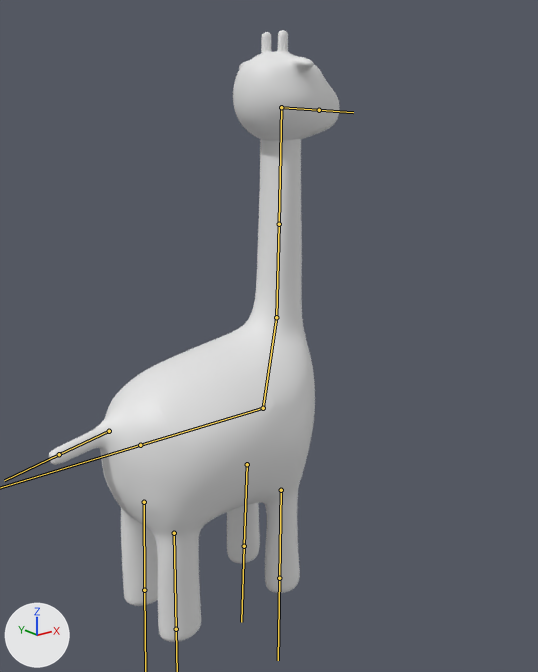
A saved change to the FBX model Assets/Models/giraffe_beforAnim.fbx.
Camera for both pictures: a 50 mm camera at (-2.75, -3.48, 2.93) aimed at (0.14, 0.13, 1.48). Lighting does not change. The marker at lower left points along +X, +Y and +Z. The bones that bend it are drawn over the model as lines.

Objects in the first picture: 'Roundcube'.
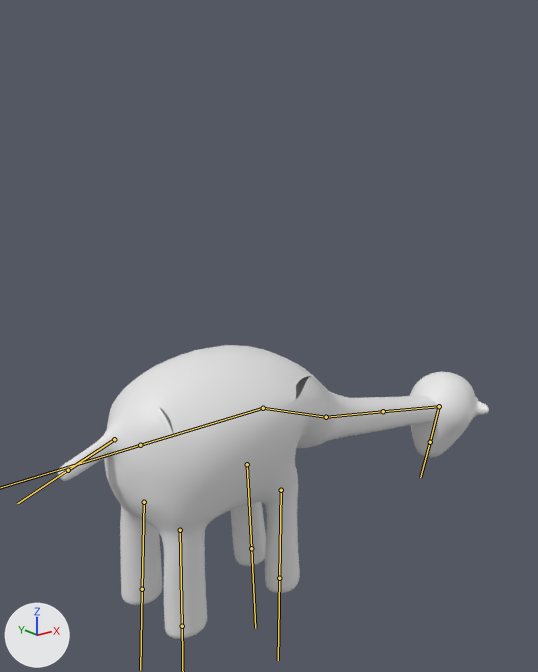
The newer file adds an action. The first version stands in its rest pose; the second is drawn at frame 11 of the action 'Armature|NeckAttack3'.

What the commit changed:
Bone 'Przod' (bone_przod) turns from (0, 0, 0) to (-7, -8, -99) degrees about its own x, y and z.
Bone 'LewaPrzedniaNoga' (bone_lewaprzednianoga) turns from (0, 0, 0) to (5, 0, 2) degrees about its own x, y and z.
Bone 'PrawaTylniaNoga' (bone_prawatylnianoga) moves from (0.0, 0.0, 0.0) to (-0.05, -0.03, 0.03).
Bone 'LewaTylniaNoga' (bone_lewatylnianoga) turns from (0, 0, 0) to (-1, 0, -1) degrees about its own x, y and z.
Bone 'ogon' (bone_ogon) moves from (0.0, 0.0, 0.0) to (-0.1, -0.02, 0.02).
Bone 'ogon' (bone_ogon) turns from (0, 0, 0) to (2, 7, 7) degrees about its own x, y and z.

Changed parts and their boxes [x1, y1, x2, y2] in the pictures (538 x 672 px):
'Roundcube', posed (48% wider, 52% shorter)
    before: [49, 30, 339, 642]
    after: [58, 345, 489, 639]
bone 'Przod', root to tip
    before: (263, 408) to (276, 317)
    after: (263, 408) to (326, 417)
bone 'LewaPrzedniaNoga', root to tip
    before: (247, 464) to (244, 546)
    after: (247, 464) to (251, 548)
bone 'PrawaTylniaNoga', root to tip
    before: (174, 533) to (176, 629)
    after: (180, 530) to (182, 626)
bone 'LewaTylniaNoga', root to tip
    before: (144, 502) to (144, 590)
    after: (144, 502) to (142, 589)
bone 'ogon', root to tip
    before: (109, 431) to (59, 454)
    after: (114, 439) to (68, 470)
